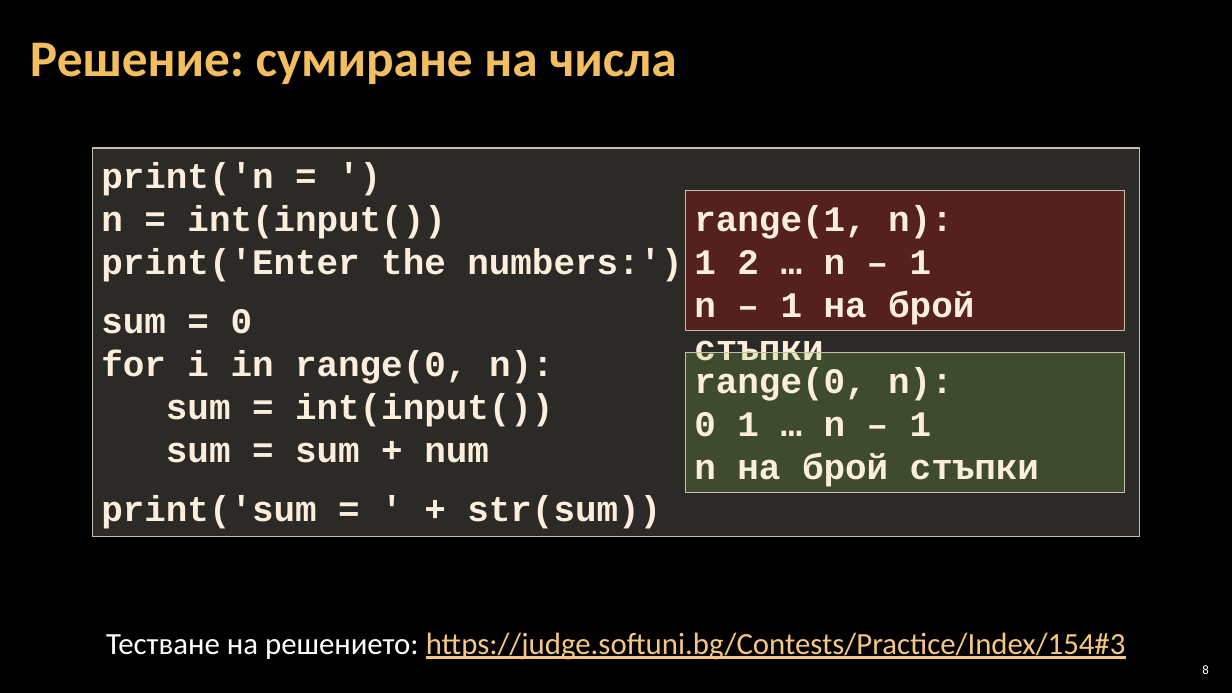
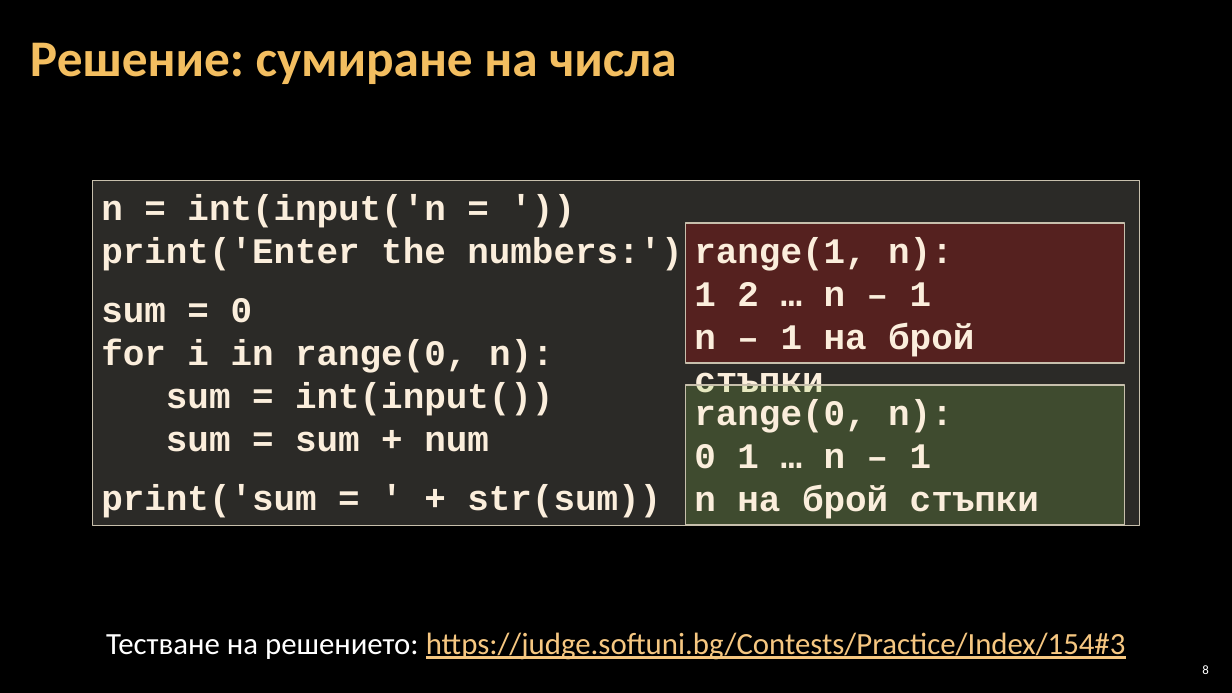
Before and after one commit to Software-University/Python-Basics, a slide deck: slide 8 of 5. Loops/5. Loops.pptx. Drawn at 1232x693 pixels with LibreOffice and Linux fonts; fonts in the diff are those of the drawing; background and template pictures are left out. Boxes give left, top, right and bottom in pixels: in the first picture for what was removed or moved away, otherwise in the second. Text is boxed around its words. In the diff, an @@ line names an element or a change of style, - is before the commit and + after.

```diff
--- a/5. Loops/5. Loops.pptx
+++ b/5. Loops/5. Loops.pptx
@@ rectangle "n = int(input('n = '))": place and size @@
-rectangle "n = int(input('n = '))" at bbox=[92, 148, 1140, 537]
+rectangle "n = int(input('n = '))" at bbox=[92, 180, 1140, 526]
@@ text in rectangle at bbox=[101, 195, 445, 228]: text changed @@
-print('n = ')
-n = int(input())
+n = int(input('n = '))
@@ rectangle "range(1, n):": place and size @@
-rectangle "range(1, n):" at bbox=[685, 190, 1124, 330]
+rectangle "range(1, n):" at bbox=[685, 223, 1124, 362]
@@ rectangle "range(0, n):": place and size @@
-rectangle "range(0, n):" at bbox=[685, 353, 1124, 493]
+rectangle "range(0, n):" at bbox=[685, 385, 1124, 525]
```
Also in this commit, not shown: 1 other slide changed, 3 other files.
